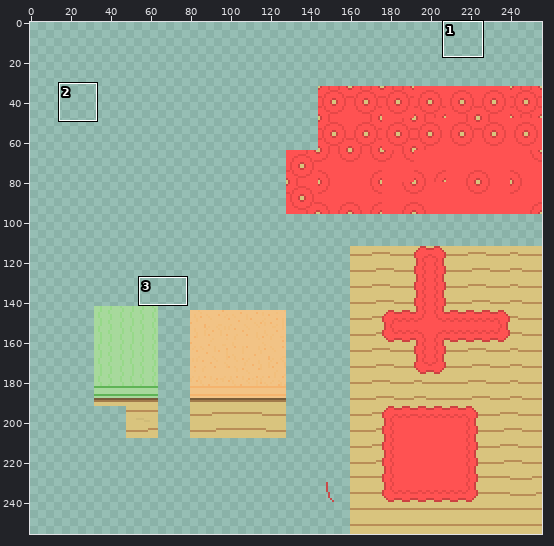
Pixel-art file, stored at NotReadySprites/Pixelarts/tilemap.aseprite. The first picture is a wide view before the edit; the outline marks the close-up.
Close-up. Old version:
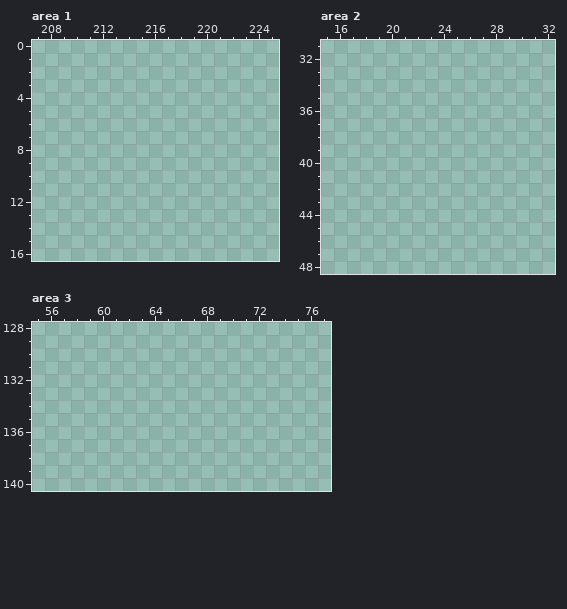
256x256 pixels, 1 frame. Colours within 5 levels of each other are drawn and written as one. Shown: area 1: x 207..225, y 0..16; area 2: x 15..32, y 31..48; area 3: x 55..77, y 128..140. The commit also changed other parts of the picture, which this record leaves out.
New version:
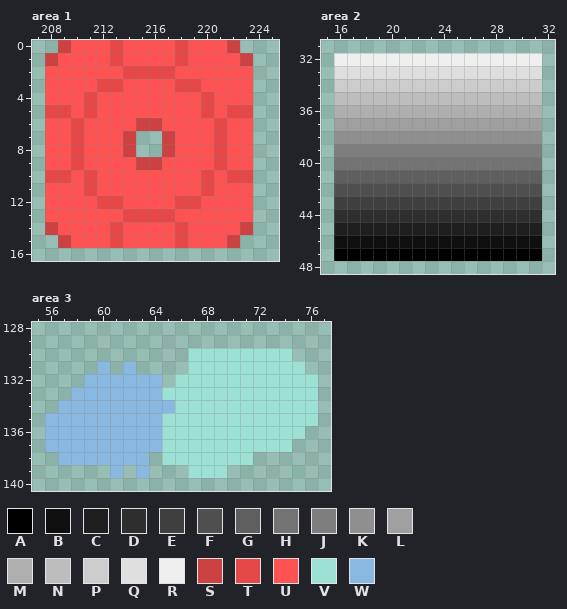
Palette (. is transparent): A #000000  B #0f0f0f  C #1f1f1f  D #2e2e2e  E #3f3f3f  F #4f4f4f  G #5f5f5f  H #737373  J #7d7d7d  K #8f8f8f  L #9f9f9f  M #afafaf  N #bdbdbd  P #cccccc  Q #dfdfdf  R #efefef  S #cc4141  T #e64747  U #ff5252  V #9de0d4  W #89b9e0
The exact change:
Area 1:
y 0: x 209..222 .............. -> SUUUTUUUUTUUUS
y 1: x 208..223 ................ -> SUUUUTUUUUTUUUUS
y 2: x 208..223 ................ -> UUUUUUTTTTUUUUUU
y 3: x 208..223 ................ -> UUUUTTUUUUTTUUUU
y 4: x 208..223 ................ -> UUUTUUUUUUUUTUUU
y 5: x 208..223 ................ -> TTUTUUUUUUUUTUTT
y 6: x 208..223 ................ -> UUTUUUUSSUUUUTUU
y 7..8: x 208..214 ....... -> UUTUUUS; x 217..223 ....... -> SUUUTUU
y 9: x 208..223 ................ -> UUTUUUUSSUUUUTUU
y 10: x 208..223 ................ -> TTUTUUUUUUUUTUTT
y 11: x 208..223 ................ -> UUUTUUUUUUUUTUUU
y 12: x 208..223 ................ -> UUUUTTUUUUTTUUUU
y 13: x 208..223 ................ -> UUUUUUTTTTUUUUUU
y 14: x 208..223 ................ -> SUUUUTUUUUTUUUUS
y 15: x 209..222 .............. -> SUUUTUUUUTUUUS
Area 2:
y 32: x 16..31 ................ -> RRRRRRRRRRRRRRRR
y 33: x 16..31 ................ -> QQQQQQQQQQQQQQQQ
y 34: x 16..31 ................ -> PPPPPPPPPPPPPPPP
y 35: x 16..31 ................ -> NNNNNNNNNNNNNNNN
y 36: x 16..31 ................ -> MMMMMMMMMMMMMMMM
y 37: x 16..31 ................ -> LLLLLLLLLLLLLLLL
y 38: x 16..31 ................ -> KKKKKKKKKKKKKKKK
y 39: x 16..31 ................ -> JJJJJJJJJJJJJJJJ
y 40: x 16..31 ................ -> HHHHHHHHHHHHHHHH
y 41: x 16..31 ................ -> GGGGGGGGGGGGGGGG
y 42: x 16..31 ................ -> FFFFFFFFFFFFFFFF
y 43: x 16..31 ................ -> EEEEEEEEEEEEEEEE
y 44: x 16..31 ................ -> DDDDDDDDDDDDDDDD
y 45: x 16..31 ................ -> CCCCCCCCCCCCCCCC
y 46: x 16..31 ................ -> BBBBBBBBBBBBBBBB
y 47: x 16..31 ................ -> AAAAAAAAAAAAAAAA
Area 3:
y 130: x 67..74 ........ -> VVVVVVVV
y 131: x 60 . -> W; x 62 . -> W; x 67..75 ......... -> VVVVVVVVV
y 132: x 59..64 ...... -> WWWWWW; x 66..76 ........... -> VVVVVVVVVVV
y 133: x 58..76 ................... -> WWWWWWWVVVVVVVVVVVV
y 134: x 57..76 .................... -> WWWWWWWWWVVVVVVVVVVV
y 135: x 56..76 ..................... -> WWWWWWWWWVVVVVVVVVVVV
y 136: x 56..75 .................... -> WWWWWWWWWVVVVVVVVVVV
y 137: x 56..74 ................... -> WWWWWWWWWVVVVVVVVVV
y 138: x 57..63 ....... -> WWWWWWW; x 65..71 ....... -> VVVVVVV
y 139: x 61 . -> W; x 63 . -> W; x 67..69 ... -> VVV
